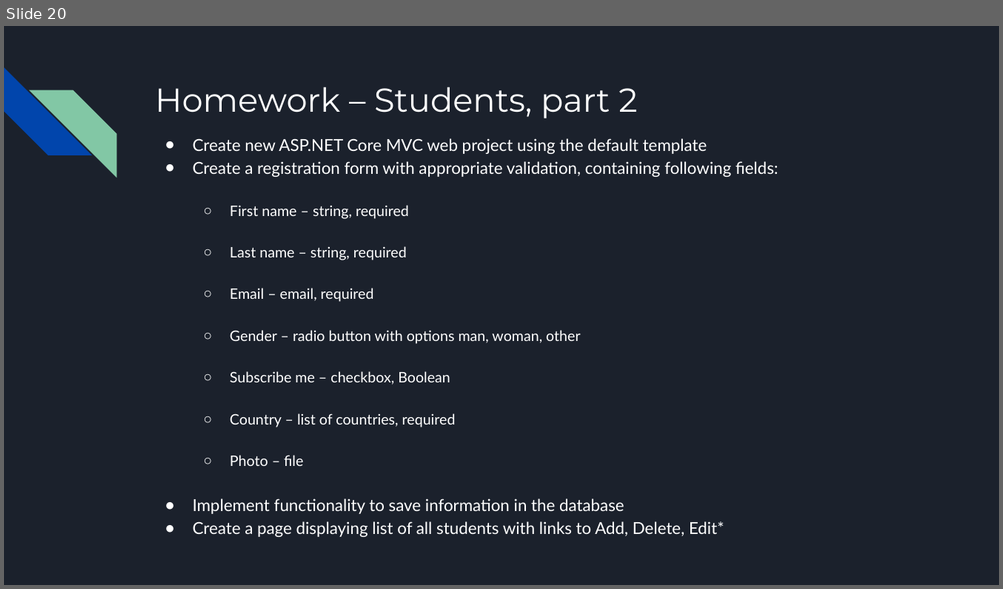
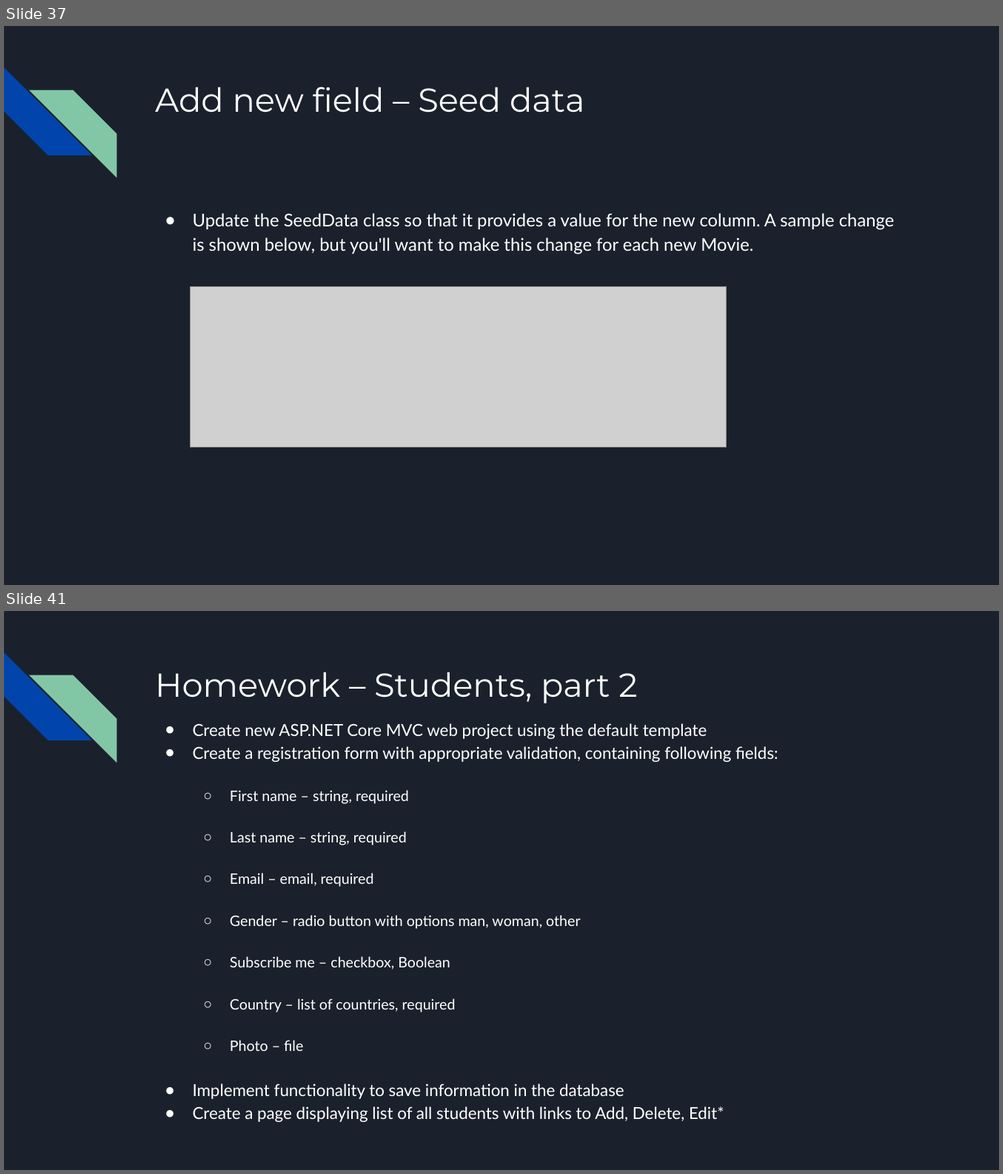
Before and after one commit to bulhard/Web-Programming, a slide deck: 00 Presentations/06 Working with Database.pptx. Shown one above the other, each under a label of ours: slide 20 before the commit, slides 37 and 41 after it; the slides between them are not shown. The pictures are 1003x589 and 1003x1174 pixels, drawn with LibreOffice and Linux fonts; fonts in the diff are those of the drawing; grey boxes stand for pictures. Boxes give left, top, right and bottom in pixels: in the first picture for what was removed or moved away, otherwise in the second. Text is boxed around its words. In the diff, an @@ line names an element or a change of style, - is before the commit and + after.

```diff
--- a/00 Presentations/06 Working with Database.pptx
+++ b/00 Presentations/06 Working with Database.pptx
@@ slide 37 added at <box>4,26,999,585</box>, background #1B212C; not listed: 2 template elements that a slide beside it also shows @@
@@ title added at <box>155,87,584,113</box>, 32 pt, text #FFFFFF @@
+Add new field – Seed data
@@ text added at <box>193,213,894,255</box>, 17 pt, text #FFFFFF @@
+● Update the SeedData class so that it provides a value for the new column. A sample change is shown below, but you'll want to make this change for each new Movie.
@@ picture added at <box>190,286,726,448</box> @@
@@ what was slide 20 is now slide 41 @@
```
Also in this commit, not shown: 2 slides changed, 28 other slides added, 8 slides removed.
